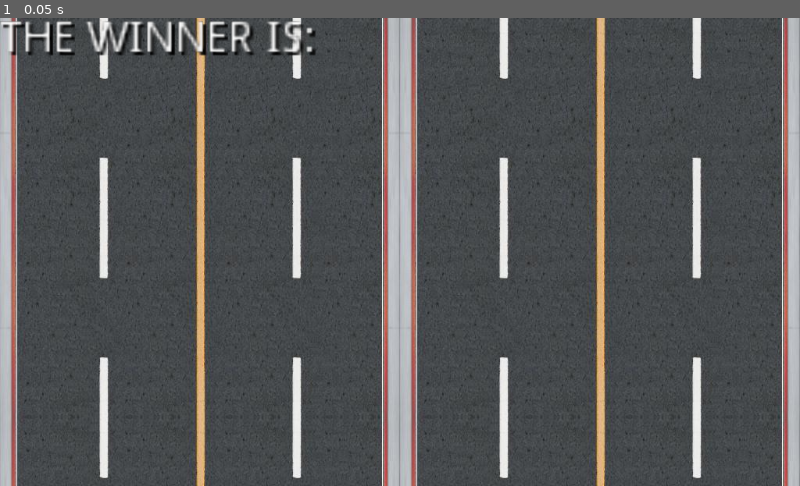
Above: before the commit, frame 1.
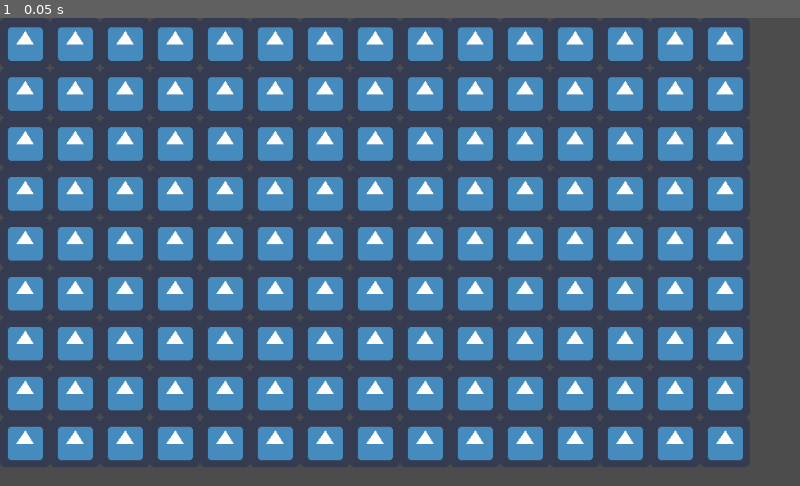
Above: after the commit, the same moment.

Repository: kybek/disconnect
Game: Godot game, scene res://src/world.tscn
The game is run twice, just before and just after one commit, with the same random seed, the same clock (stepped at 60 frames per second) and the same inputs. This scene is started directly instead of the project's main scene. The engine's default icon, where the game draws it, is replaced by a stand-in: a white triangle on a blue panel in a dark square.
Inputs:
- Up to frame 1 (0.05 s): no input

The runs differ from the first frame. In frame 1, 56% of the frame differs, in the area x 0-100%, y 0-100%.

Commit message:
Visual improvements

Diff:
--- a/src/board.gd
+++ b/src/board.gd
@@ -1,7 +1,7 @@
 extends Node2D
 
-export var cols : int = 5
-export var rows : int = 5
+export var cols : int = 15
+export var rows : int = 9
 
 var stones : Dictionary
 
@@ -44,3 +44,5 @@
 
 		for col in range(0, cols):
 			stones[row][col] = null
+
+	get_node("../background").rect_size = Vector2(cols * 64.0, rows * 64.0)
--- a/src/score.gd
+++ b/src/score.gd
@@ -12,8 +12,8 @@
 				winner_score = player_labels[p].score
 				winner_name = player_labels[p].name
 
-		get_node("../winner").set_text("THE WINNER IS:\n" + winner_name)
-		get_node("../winner").show()
+#		get_node("../winner").set_text("THE WINNER IS:\n" + winner_name)
+#		get_node("../winner").show()
 
 sync func increase_score(for_who):
 	assert(for_who in player_labels)
@@ -35,7 +35,7 @@
 	player_labels[id] = { name = new_player_name, label = l, score = 0 }
 
 func _ready():
-	get_node("../winner").hide()
+#	get_node("../winner").hide()
 	set_process(true)
 
 func _on_exit_game_pressed():
--- a/src/world.tscn
+++ b/src/world.tscn
@@ -1,20 +1,16 @@
 [gd_scene load_steps=4 format=2]
 
-[ext_resource path="res://assets/tunnel_road.jpg" type="Texture" id=1]
+[ext_resource path="res://icon.png" type="Texture" id=1]
 [ext_resource path="res://src/board.tscn" type="PackedScene" id=2]
 [ext_resource path="res://src/score.gd" type="Script" id=3]
 
 [node name="world" type="Node2D"]
 
-[node name="background" type="Sprite" parent="."]
-position = Vector2( 512, 300 )
+[node name="background" type="TextureRect" parent="."]
+margin_right = 1024.0
+margin_bottom = 600.0
 texture = ExtResource( 1 )
-region_enabled = true
-region_rect = Rect2( 0, 0, 1024, 600 )
-__meta__ = {
-"_edit_group_": true,
-"_edit_lock_": true
-}
+stretch_mode = 2
 
 [node name="players" type="Node2D" parent="."]
 
@@ -44,13 +40,3 @@
 size_flags_horizontal = 2
 size_flags_vertical = 2
 script = ExtResource( 3 )
-
-[node name="winner" type="Label" parent="."]
-visible = false
-margin_right = 40.0
-margin_bottom = 14.0
-rect_scale = Vector2( 4, 4 )
-custom_colors/font_outline_modulate = Color( 0, 0, 0, 1 )
-custom_colors/font_color_shadow = Color( 0, 0, 0, 1 )
-text = "current player: "
-uppercase = true
